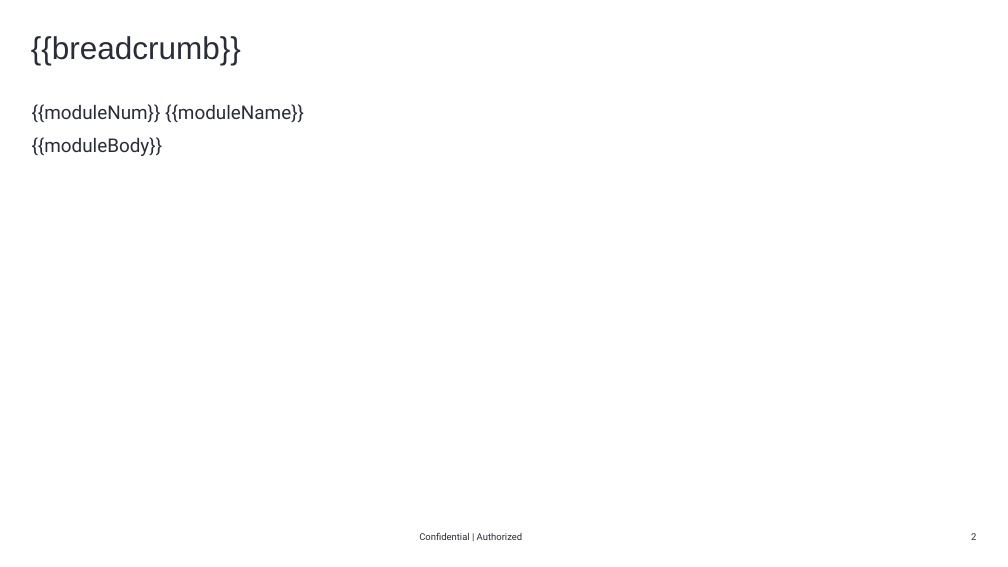
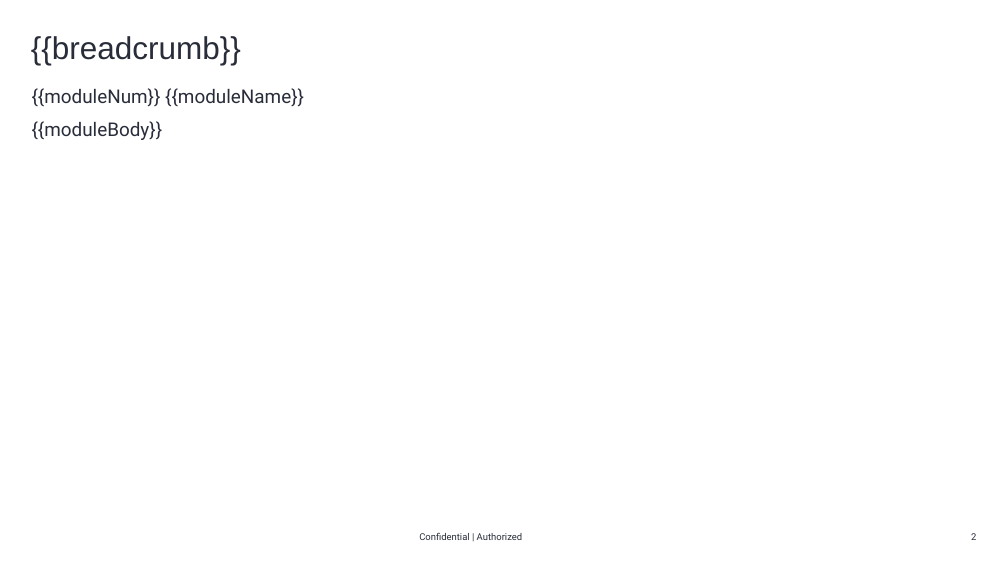
Before and after one commit to shubham-patil99/backup-doc-app, a slide deck: slide 2 of backend/src/templates/hpe-proposal-template.pptx. Drawn at 1008x567 pixels with LibreOffice and Linux fonts; fonts in the diff are those of the drawing; background and template pictures are left out. Boxes give left, top, right and bottom in pixels: in the first picture for what was removed or moved away, otherwise in the second. Text is boxed around its words. In the diff, an @@ line names an element or a change of style, - is before the commit and + after.

```diff
--- a/backend/src/templates/hpe-proposal-template.pptx
+++ b/backend/src/templates/hpe-proposal-template.pptx
@@ text "{{moduleNum}} {{moduleName}}": place and size @@
-text "{{moduleNum}} {{moduleName}}" at (32,104,304,156)
+text "{{moduleNum}} {{moduleName}}" at (32,88,304,140)
```
Also in this commit, not shown: 57 other files.
